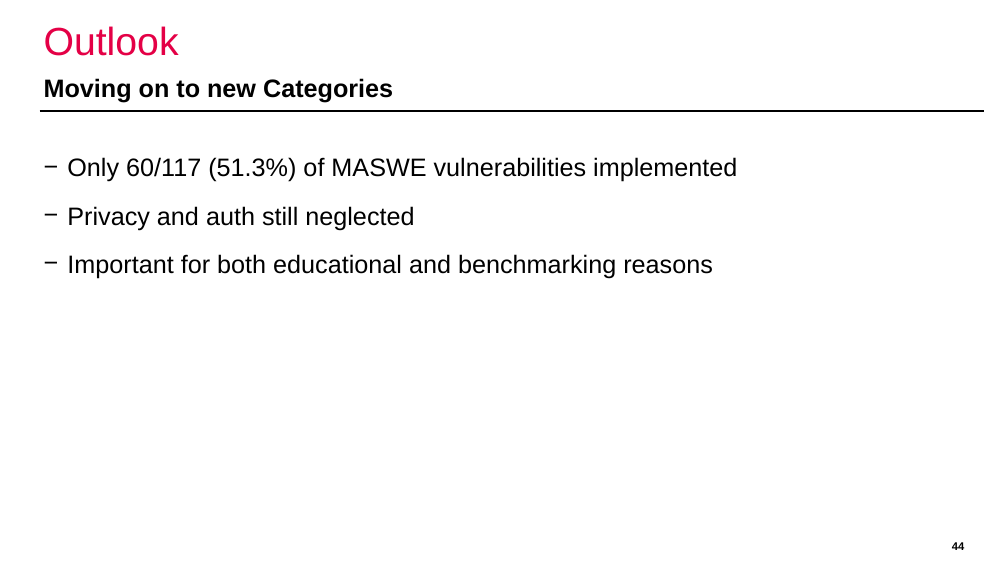
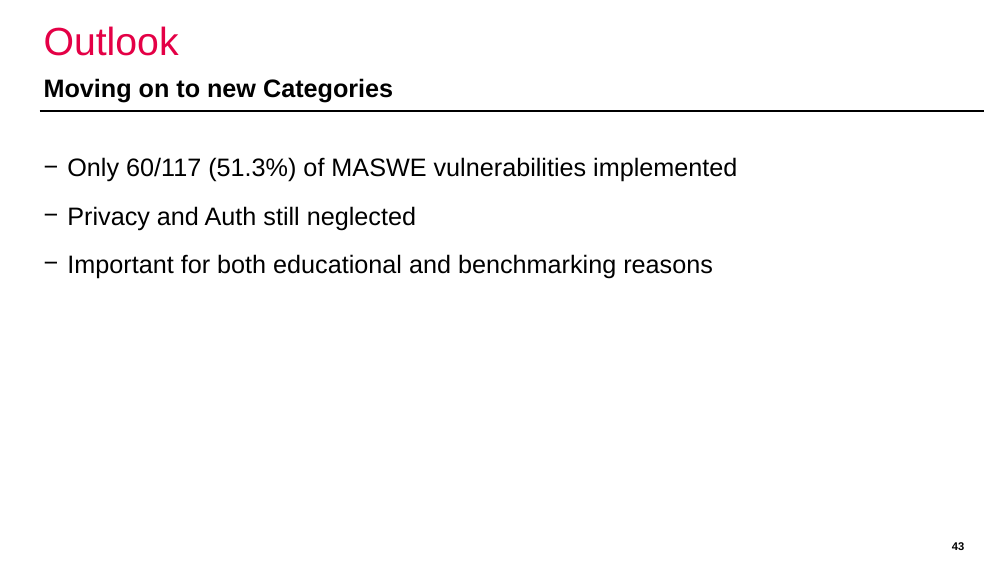
Before and after one commit to domi-cmd/Reference_Application_for_OWASP_MASTG, a slide deck: slide 43 of dev_documents/presentation/ba_thesis_presentation_kronig.pptx (slide 44 before the commit). Drawn at 1008x567 pixels with LibreOffice and Linux fonts; fonts in the diff are those of the drawing; background and template pictures are left out. Boxes give left, top, right and bottom in pixels: in the first picture for what was removed or moved away, otherwise in the second. Text is boxed around its words. In the diff, an @@ line names an element or a change of style, - is before the commit and + after.

Commit message:
Started adding proper references and citations to the presentation. Removed the slides discussing the flow diagrams, as I am still 5 minutes over the required talking time

```diff
--- a/dev_documents/presentation/ba_thesis_presentation_kronig.pptx
+++ b/dev_documents/presentation/ba_thesis_presentation_kronig.pptx
@@ text at [67,206,416,230]: text changed @@
-− Privacy and auth still neglected
+− Privacy and Auth still neglected
@@ page number at [952,542,964,550]: text changed @@
-44
+43
```
Also in this commit, not shown: 12 other slides changed, 2 slides added, 2 slides removed.
